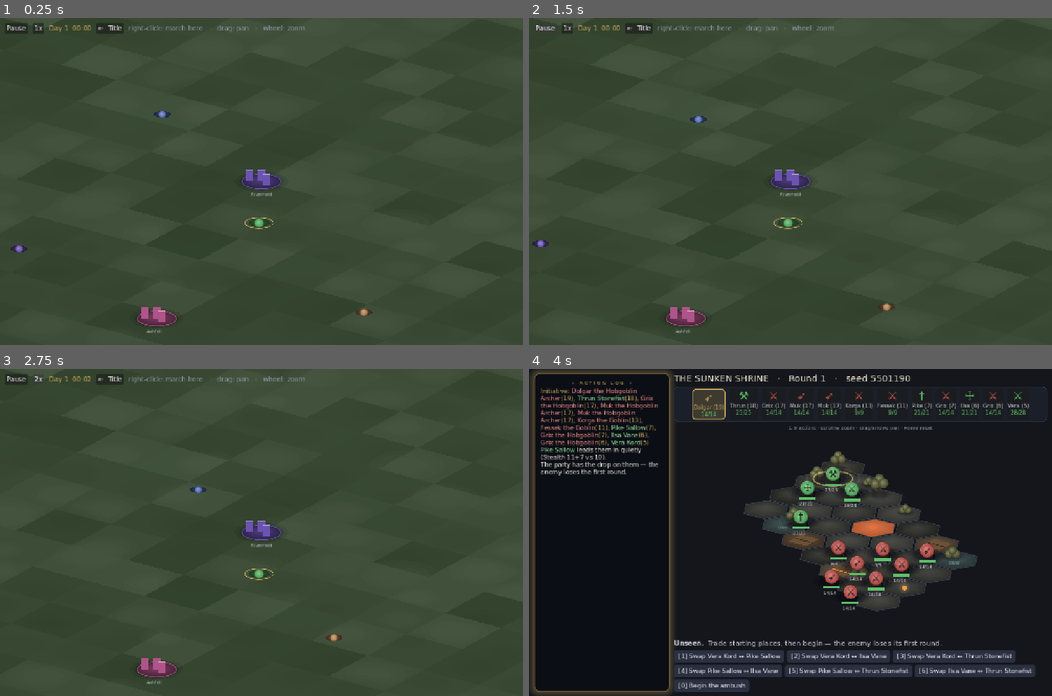
Above: before the commit, frames 1-4 (two rows, left to right).
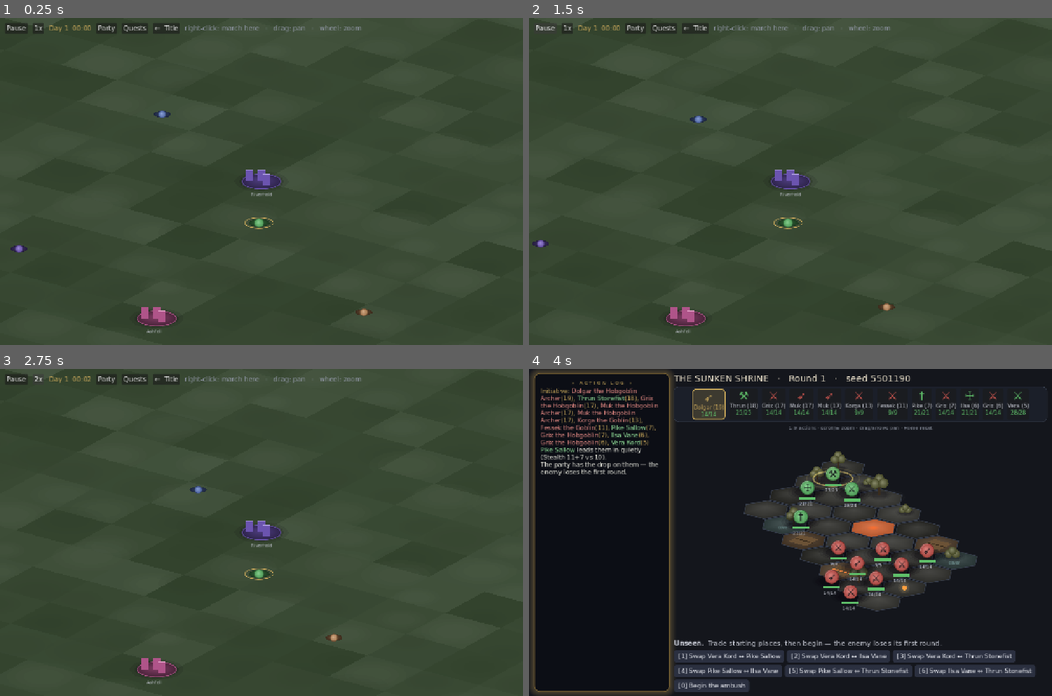
Above: after the commit, the same moments.

Repository: EgecanOzcakar/sorcmerc
Game: Godot game, scene res://scenes/world/world.tscn
Same seed, same stepped clock (60 frames per second), same inputs: the game is played once before the commit and once after it. This scene is started directly instead of the project's main scene.
Inputs:
- Up to frame 1 (0.25 s): no input
- Up to frame 2 (1.5 s): click "Pause" at 0.5 s; click "Resume" at 1.25 s
- Up to frame 3 (2.75 s): click "1x" at 2 s
- Up to frame 4 (4 s): click "2x" at 2.75 s; click "4x" at 3.5 s

The runs differ from the first frame. In frame 1, 0.6% of the frame differs, in the area x 18-69%, y 1-5%; in frame 2, 0.6%; in frame 3, 0.6%; in frame 4, nothing differs.

Commit message:
open world: add Party (character/profile/inventory) and Quests panels
HUD gets two new buttons. Party reuses T3's scenes/party/party.tscn as a
full-screen overlay (same shape campaign.gd's own _open_party() uses) —
per-character profile/inventory is already one click deeper from there,
so no new screen was needed for those. Quests is a small inline toggle
panel reading the same Quest.active()/Quest.describe() the linear
campaign's quest log already uses. Both pause the world clock while open
and are mutually exclusive with the settlement-visit panel and combat.

Co-Authored-By: Claude Sonnet 5 <noreply@anthropic.com>

Diff:
--- a/scenes/world/world.gd
+++ b/scenes/world/world.gd
@@ -75,6 +75,8 @@
 var _visit_panel: Control = null
 var _visit_log: Label = null
 var _left: Object = null         # the settlement just left; no re-entry until out of range
+var _party_overlay: Control = null   # T3's party/profile/inventory screen, full-screen
+var _quest_panel: Control = null     # inline quest-log overlay, T9's Quest.active/describe
 
 func _ready() -> void:
 	if world == null:
@@ -141,6 +143,14 @@
 	_clock_lbl = Label.new()
 	_clock_lbl.add_theme_color_override("font_color", Icons.COL_GOLD)
 	bar.add_child(_clock_lbl)
+	var party_btn := Button.new()
+	party_btn.text = "Party"
+	party_btn.pressed.connect(_open_party)
+	bar.add_child(party_btn)
+	var quests_btn := Button.new()
+	quests_btn.text = "Quests"
+	quests_btn.pressed.connect(_toggle_quests)
+	bar.add_child(quests_btn)
 	var title := Button.new()
 	title.text = "←  Title"
 	title.pressed.connect(_leave_world)
@@ -168,7 +178,7 @@
 # clock (it paused it); letting the button resume the world underneath an open
 # panel desynced the label and set the map running behind it.
 func _toggle_pause() -> void:
-	if not _visit.is_empty():
+	if not _visit.is_empty() or _party_overlay != null or _quest_panel != null:
 		return
 	if world.clock.is_paused():
 		world.clock.resume()
@@ -177,10 +187,106 @@
 	_pause_btn.text = "Resume" if world.clock.is_paused() else "Pause"
 
 func _cycle_speed() -> void:
-	if not _visit.is_empty():
+	if not _visit.is_empty() or _party_overlay != null or _quest_panel != null:
 		return
 	world.clock.cycle_speed()
 	_speed_btn.text = "%dx" % int(world.clock.speed)   # every WorldClock.SPEEDS entry is a whole number
+
+# --- party / profile / inventory ----------------------------------------
+#
+# Reuses T3's scenes/party/party.tscn as-is (per-character profile/inventory is
+# already one click deeper from there) — same overlay shape campaign.gd's own
+# _open_party() uses. Pauses the clock while open: browsing gear shouldn't cost
+# world-time or let a hunt close in behind the menu.
+
+const PARTY_SCENE := "res://scenes/party/party.tscn"
+
+func _open_party() -> void:
+	if _combat != null or not _visit.is_empty() or _party_overlay != null:
+		return
+	world.clock.pause()
+	var overlay := Control.new()
+	overlay.set_anchors_preset(Control.PRESET_FULL_RECT)
+	add_child(overlay)
+	_party_overlay = overlay
+	var screen = load(PARTY_SCENE).instantiate()
+	screen.party = party
+	overlay.add_child(screen)
+	var back := Button.new()
+	back.text = "←  Back to the map"
+	back.set_anchors_preset(Control.PRESET_TOP_RIGHT)
+	back.offset_left = -220; back.offset_top = 12; back.offset_right = -16
+	back.pressed.connect(_close_party)
+	overlay.add_child(back)
+
+func _close_party() -> void:
+	if _party_overlay != null:
+		_party_overlay.queue_free()
+		_party_overlay = null
+	world.clock.resume()
+	_pause_btn.text = "Pause"
+
+# --- quest log ------------------------------------------------------------
+#
+# Same data campaign.gd's own quest panel reads (Quest.active/describe) — an
+# inline toggle rather than a full-screen overlay, since it's just a list.
+
+func _toggle_quests() -> void:
+	if _quest_panel != null:
+		_close_quests()
+		return
+	if _combat != null or not _visit.is_empty() or _party_overlay != null:
+		return
+	world.clock.pause()
+	_build_quest_panel()
+
+func _close_quests() -> void:
+	if _quest_panel != null:
+		_quest_panel.queue_free()
+		_quest_panel = null
+	world.clock.resume()
+	_pause_btn.text = "Pause"
+
+func _build_quest_panel() -> void:
+	if _quest_panel != null:
+		_quest_panel.queue_free()
+	var panel := PanelContainer.new()
+	panel.set_anchors_preset(Control.PRESET_CENTER)
+	panel.position = size * 0.5 - Vector2(200, 160)
+	panel.custom_minimum_size = Vector2(400, 320)
+	add_child(panel)
+	_quest_panel = panel
+	var box := VBoxContainer.new()
+	panel.add_child(box)
+
+	var title := Label.new()
+	title.text = "Quest log"
+	title.add_theme_color_override("font_color", Icons.COL_GOLD)
+	box.add_child(title)
+
+	var scroll := ScrollContainer.new()
+	scroll.custom_minimum_size = Vector2(380, 240)
+	box.add_child(scroll)
+	var rows := VBoxContainer.new()
+	scroll.add_child(rows)
+	var live: Array = Quest.active(party)
+	if live.is_empty():
+		var none := Label.new()
+		none.text = "No quests. Settlements have work."
+		none.add_theme_color_override("font_color", Icons.COL_MUTED)
+		rows.add_child(none)
+	for q in live:
+		var l := Label.new()
+		l.text = Quest.describe(q)
+		l.autowrap_mode = TextServer.AUTOWRAP_WORD_SMART
+		l.add_theme_color_override("font_color",
+			Icons.COL_GOLD if q["state"] == "complete" else Icons.COL_PARTY)
+		rows.add_child(l)
+
+	var close := Button.new()
+	close.text = "Close"
+	close.pressed.connect(_close_quests)
+	box.add_child(close)
 
 # --- O4: encounter trigger + combat hand-off ---------------------------
 
--- a/tests/drive_world.gd
+++ b/tests/drive_world.gd
@@ -114,8 +114,33 @@
 	await _settlement_visit(p)
 	await _hostile_settlement(p)
 	await _pursuit_at_8x(p)
+	await _party_and_quests()
 	_exit_to_title()
 	_done()
+
+# --- party/profile/inventory + quest log HUD buttons -------------------
+func _party_and_quests() -> void:
+	screen._open_party()
+	if screen._party_overlay == null:
+		fail("Party did not open an overlay")
+	elif not screen.world.clock.is_paused():
+		fail("opening Party did not pause the clock")
+	screen._close_party()
+	if screen._party_overlay != null:
+		fail("closing Party left the overlay up")
+	if screen.world.clock.is_paused():
+		fail("closing Party did not resume the clock")
+
+	screen._toggle_quests()
+	if screen._quest_panel == null:
+		fail("Quests did not open a panel")
+	elif not screen.world.clock.is_paused():
+		fail("opening Quests did not pause the clock")
+	screen._toggle_quests()   # toggles closed
+	if screen._quest_panel != null:
+		fail("toggling Quests again did not close it")
+	if screen.world.clock.is_paused():
+		fail("closing Quests did not resume the clock")
 
 # --- O9 item 3: a chase at 8x still catches ---------------------------------
 # Pursuer and quarry move at the same World.SPEED, so a pursuit holds its gap
